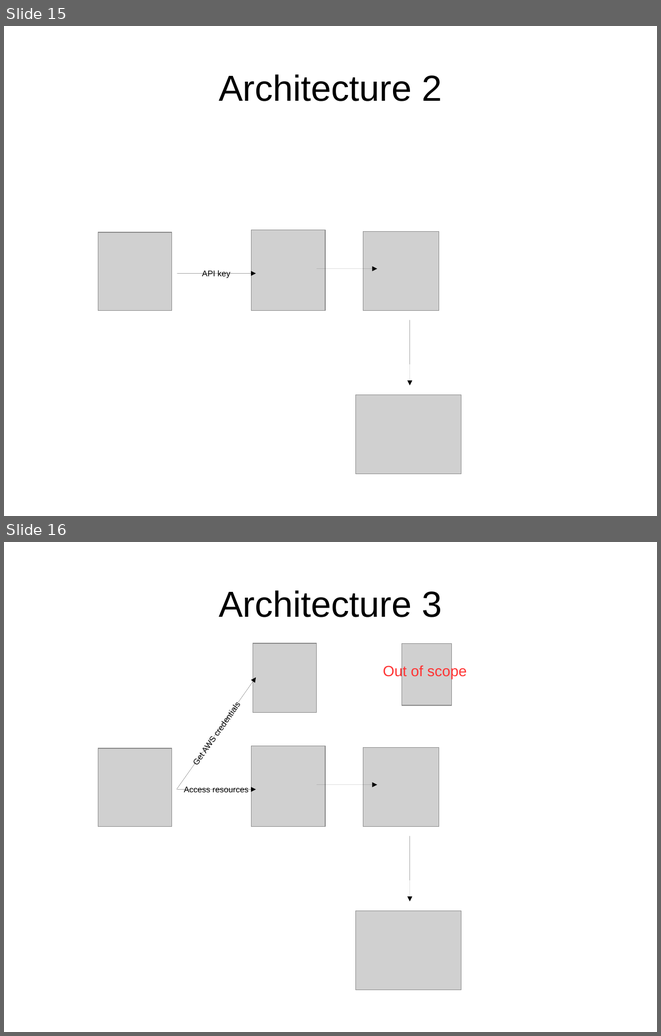
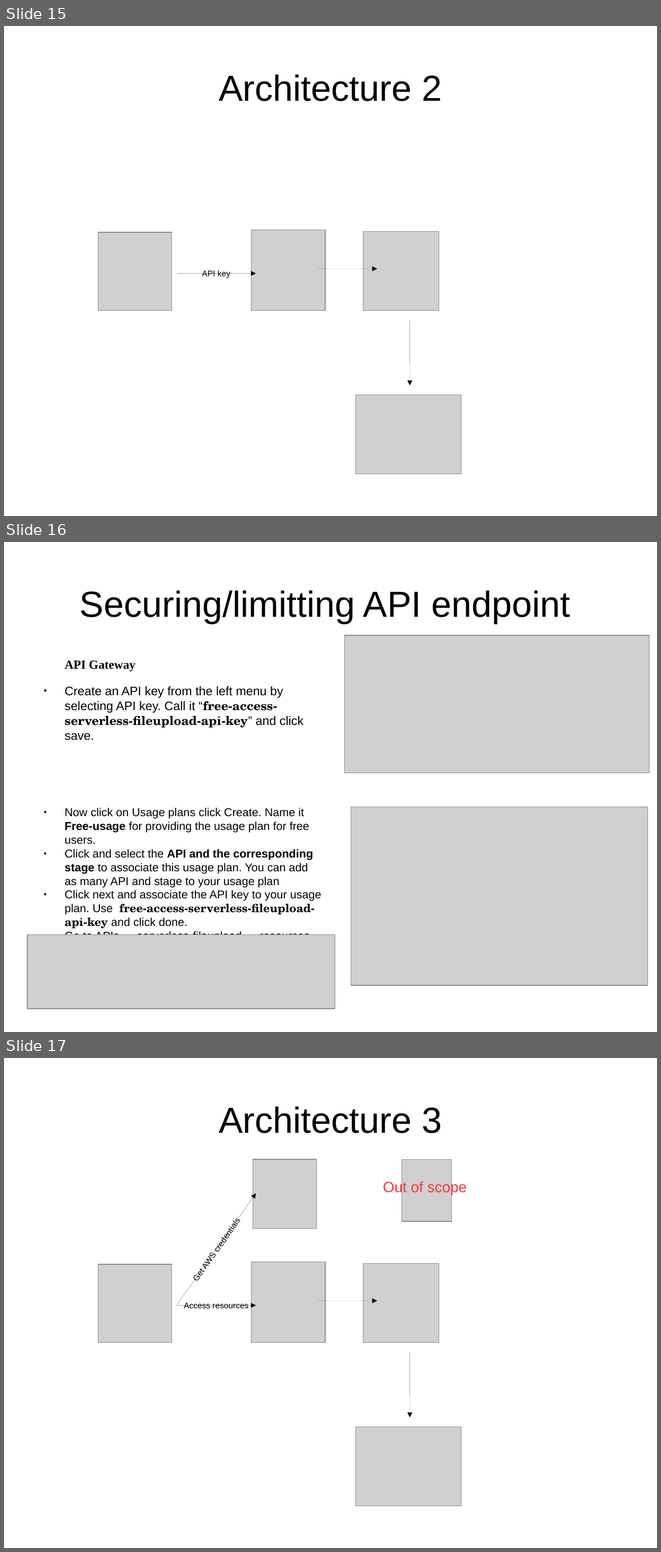
Before and after one commit to daghanacay/serverless-fileupload, a slide deck: documents/presentation.odp. Shown one above the other, each under a label of ours: slides 15 and 16 before the commit, slides 15, 16 and 17 after it. The pictures are 661x1036 and 661x1552 pixels, drawn with LibreOffice and Linux fonts; fonts in the diff are those of the drawing; grey boxes stand for pictures. Boxes give left, top, right and bottom in pixels: in the first picture for what was removed or moved away, otherwise in the second. Text is boxed around its words. In the diff, an @@ line names an element or a change of style, - is before the commit and + after.

Commit message:
fixing api key access

```diff
--- a/documents/presentation.odp
+++ b/documents/presentation.odp
@@ slide 16 added at (4,542,657,1032), background #FFFFFF @@
@@ title added at (80,590,571,623), 44 pt, text #000000 @@
+Securing/limitting API endpoint
@@ picture added at (345,635,650,773) @@
@@ text added at (64,660,303,740), 15 pt, text #000000 @@
+API Gateway
+● Create an API key from the left menu by selecting API key. Call it “free-access-serverless-fileupload-api-key” and click save.
@@ text added at (64,808,321,935), 13.9 pt, text #000000 @@
+● Now click on Usage plans click Create. Name it Free-usage for providing the usage plan for free users.
+● Click and select the API and the corresponding stage to associate this usage plan. You can add as many API and stage to your usage plan
+● Click next and associate the API key to your usage plan. Use free-access-serverless-fileupload-api-key and click done.
+● Go to APIs → serverless-fileupload → resources → POST→ Method Request and select API key Required
+● WARNING: You need to redeploy the API
@@ picture added at (351,807,648,985) @@
@@ picture added at (27,934,335,1008) @@
@@ what was slide 16 is now slide 17 @@
```
Also in this commit, not shown: 3 other files.
